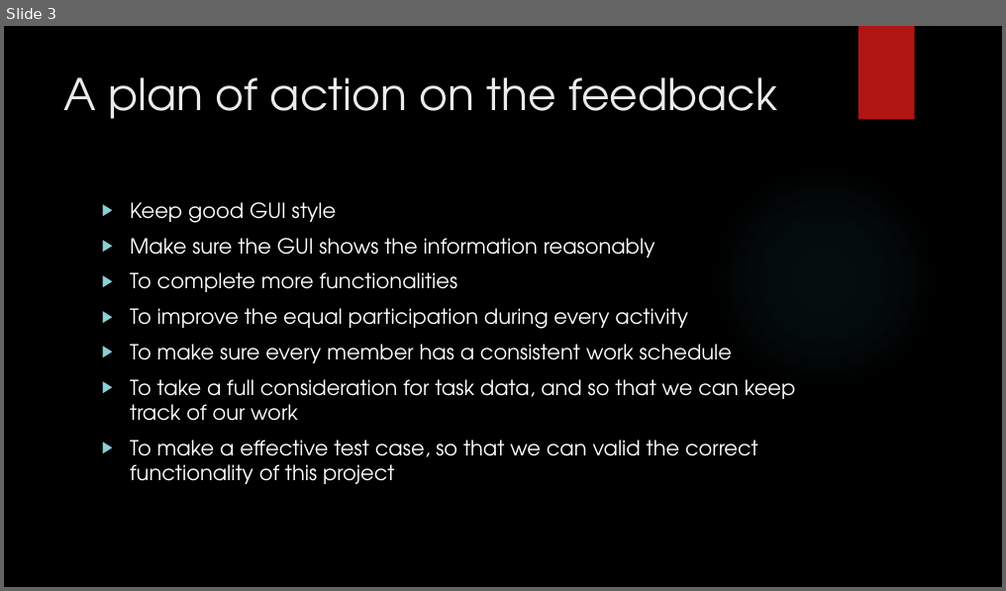
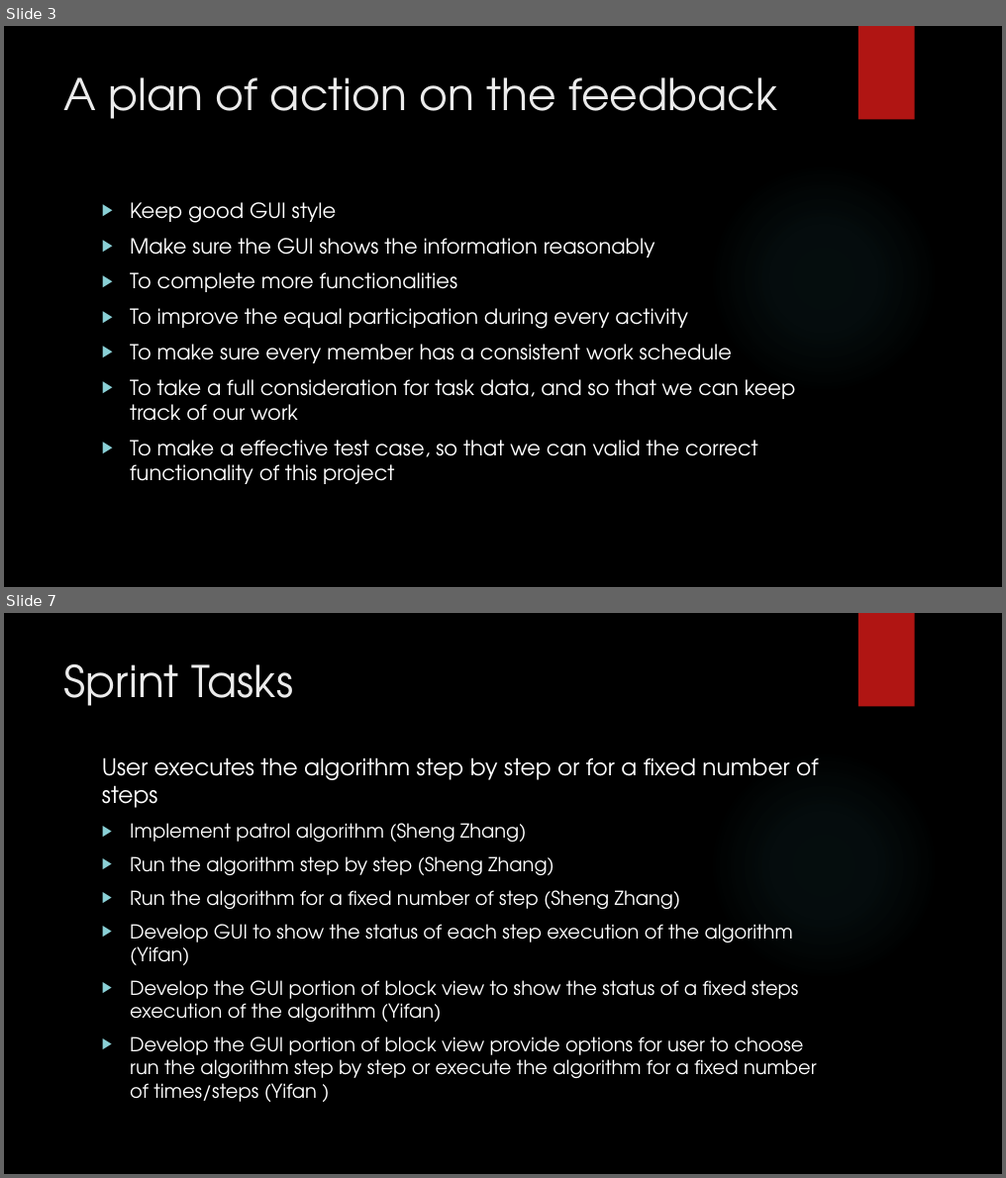
Before and after one commit to 2012215434/CS744, a slide deck: documents/second_presentation.pptx. Shown one above the other, each under a label of ours: slide 3 before the commit, slides 3 and 7 after it; the slides between them are not shown. The pictures are 1006x591 and 1006x1178 pixels, drawn with LibreOffice and Linux fonts; fonts in the diff are those of the drawing; background and template pictures are left out. Boxes give left, top, right and bottom in pixels: in the first picture for what was removed or moved away, otherwise in the second. Text is boxed around its words. In the diff, an @@ line names an element or a change of style, - is before the commit and + after.

Commit message:
完成ppt，修改了22，23sprint tasks

```diff
--- a/documents/second_presentation.pptx
+++ b/documents/second_presentation.pptx
@@ slide 7 added at (x1=4, y1=613, x2=1002, y2=1174), background picture (left out); not listed: 2 template elements that a slide beside it also shows @@
@@ title added at (x1=64, y1=664, x2=293, y2=706), 42 pt, text #EBEBEB @@
+Sprint Tasks
@@ text added at (x1=102, y1=758, x2=819, y2=1102), 18.5 pt, text #FFFFFF @@
+User executes the algorithm step by step or for a fixed number of steps
+▶ Implement patrol algorithm (Sheng Zhang)
+▶ Run the algorithm step by step (Sheng Zhang)
+▶ Run the algorithm for a fixed number of step (Sheng Zhang)
+▶ Develop GUI to show the status of each step execution of the algorithm (Yifan)
+▶ Develop the GUI portion of block view to show the status of a fixed steps execution of the algorithm (Yifan)
+▶ Develop the GUI portion of block view provide options for user to choose run the algorithm step by step or execute the algorithm for a fixed number of times/steps (Yifan )
```
Also in this commit, not shown: 4 other slides added, 2 slides removed, 1 other file.
